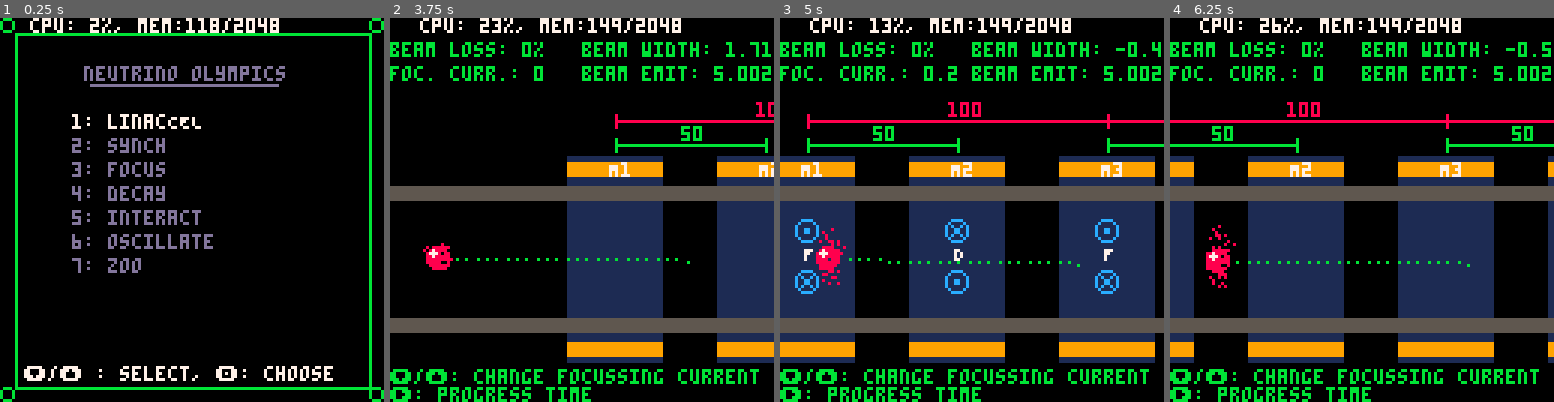
Above: before the commit, frames 1-4 (left to right).
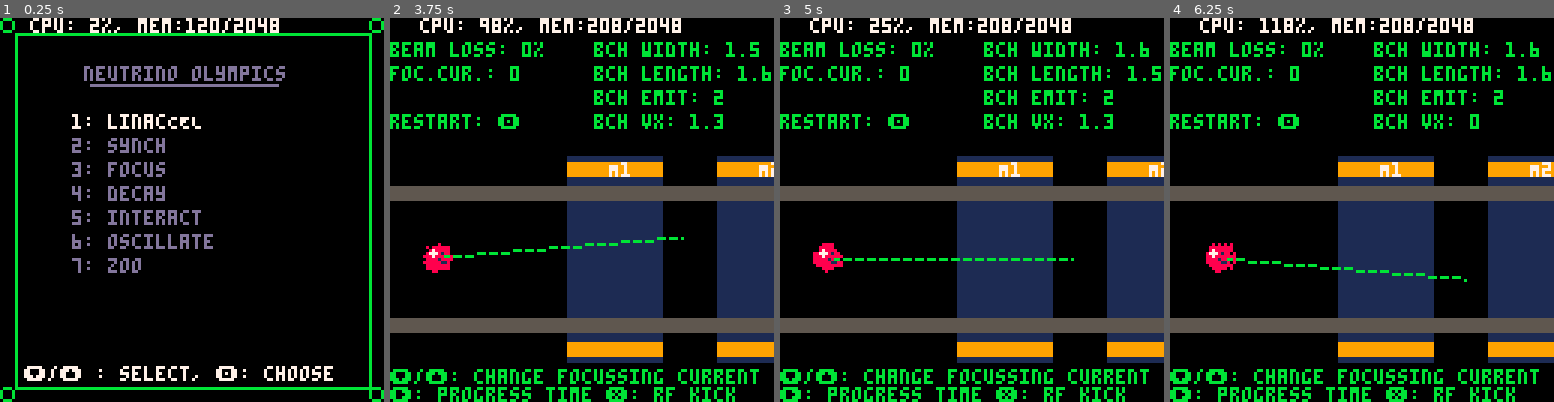
Above: after the commit, the same moments.

Repository: luketpickering/nulympics-pic08
Game: PICO-8 cartridge nulympics.p8
Same seed, same stepped clock (60 frames per second), same inputs: the game is played once before the commit and once after it.
Inputs:
- Up to frame 1 (0.25 s): no input
- Up to frame 2 (3.75 s): tap X (X key) at 0.33, 1.07, 1.85, 2.97 s; tap O (Z key) at 0.7, 1.7, 2.1, 2.5, 2.9, 3.3, 3.7 s; hold Right 1.6-2.1 s; hold Up 2.15-2.42 s; hold Right 2.47-3.03 s; hold Down from 3.63 s (still down)
- Up to frame 3 (5 s): release Down at 3.97 s; hold Right 4.02-4.68 s; tap X (X key) at 4.08 s; tap O (Z key) at 4.1, 4.5, 4.9 s; hold Up from 4.73 s (still down)
- Up to frame 4 (6.25 s): release Up at 5.03 s; tap X (X key) at 5.2 s; tap O (Z key) at 5.3, 5.7, 6.1 s; hold Down 5.73-6.03 s; hold Right from 6.08 s (still down)

The runs differ from the first frame. In frame 1, less than 0.1% of the frame differs, in the area x 51-57%, y 0-4%; in frame 2, 4.9%; in frame 3, 33%; in frame 4, 39%, in the area x 0-100%, y 0-100%.

Commit message:
getting closer with synch, now can apply RF kick

Diff:
--- a/constants.lua
+++ b/constants.lua
@@ -1,6 +1,6 @@
 DEBUG_LEVEL = 1
 
-NMAXPARTICLES=100
+NMAXPARTICLES=300
 
 SPEED_OF_LIGHT_pxps=100 --px/s
 
--- a/nulympics.p8
+++ b/nulympics.p8
@@ -42,14 +42,14 @@
 #include main.lua
 
 __gfx__
-00888800008888000088880000999900009999000099990000111100001111000011110000bbbb0000bbbb0000bbbb0000666600006666000066660000000000
-0878888008788880087888800979999009799990097999900111111001111110011111100bbbbbb00bbbbbb00bbbbbb006666660066666600666666000000000
-877780888777808887778088977799999777999997779999177711111777111117771111b777b0bbb777b0bbb777b0bb06566560065665600656656000000000
-887888888878888888788888997111119971111199711111111999991119999911199999b4b4bbbbb4b4bbbbb4b4bbbb06666660066666600666666000000000
-888808888888088888880888999919199999191999991919111191911111919111119191b4b4b000b4b4b000b4b4b00006766760067667600676676000000000
-888880088888800888888008999019199990191999901919111091911110919111109191b444bbbbb444bbbbb444bbbb06676760066767600667676000000000
-08888880088888800888888009990090099900900999009001110010011100100111001004bbbbb004bbbbb004bbbbb006667660066676600666766000000000
-00888800008888000088880000999900009999000099990000111100001111000011110000bbbb0000bbbb0000bbbb0006066060060660600606606000000000
+00888800008888000088880000999900009999000099990000444400001111000011110000bbbb0000bbbb0000bbbb0000555500006666000066660000000000
+0878888008788880087888800979999009799990097999900444444001111110011111100bbbbbb00bbbbbb00bbbbbb005555550066666600666666000000000
+877781888777818887778188977799999777999997779999477744444777111117771111b777b1bbb777b0bbb777b0bb05155150065665600656656000000000
+887888888878888888788888997444449974444499744444444999994449999911199999b5b5bbbbb4b4bbbbb4b4bbbb05555550066666600666666000000000
+888818888888188888881888999949499999494999994949444494944444919111119191b5b5b111b4b4b000b4b4b00005755750067667600676676000000000
+888881188888811888888118999149499991494999904949444194944440919111109191b555bbbbb444bbbbb444bbbb05575750066767600667676000000000
+08888880088888800888888009991190099911900999009004441140044400100111001005bbbbb004bbbbb004bbbbb005557550066676600666766000000000
+00888800008888000088880000999900009999000099990000444400004444000011110000bbbb0000bbbb0000bbbb0005055050060660600606606000000000
 0500050000cccc0000cccc0000000000000000000000000000000000000000000000000000000000000000000000000000000000000000000000000000000000
 555055500c0000c00c0000c000000000000000000000000000000000000000000000000000000000000000000000000000000000000000000000000000000000
 55555555c000000cc0c00c0c00000000000000000000000000000000000000000000000000000000000000000000000000000000000000000000000000000000
--- a/synch/synch.lua
+++ b/synch/synch.lua
@@ -4,10 +4,10 @@
 kSYN_END = 0b1000
 
 function synch_init()
-  MAGSPACING=100
+  MAGSPACING=200
 
   MSPACE_MIN=50
-  MSPACE_MAX=256
+  MSPACE_MAX=300
   MAGSPACING=clamp(MAGSPACING,MSPACE_MIN,MSPACE_MAX)
 
   FODO_MIN=50
@@ -27,23 +27,36 @@
 
   make_beampipe()
 
-  beam_width = 0
-  beam_emittance = 0
-
-  synch_nprotons = 50
+  bunch_width = 0
+  bunch_length = 0
+  bunch_emittance = 0
+  bunch_mean_pos = vec()
+
+  initial_kick_x = 40
+  initial_emittance = 0.1
+
+  bunch_v = initial_kick_x * FSPEED
+
+  synch_nprotons = 150
   synch_protons = make_particle_list()
   synch_protons:add_parts(generate_particles(vec(5,80),synch_nprotons, 5, true, kRED))
   synch_protons:update(function(p)
-      p:kick(vec(100, rnd(20) - 10))
+      p:kick(vec(initial_kick_x, rnd(2 * initial_kick_x * initial_emittance) - (initial_kick_x * initial_emittance)))
       p:update(0)
-      beam_width += abs(p.pos.y - bp.y)
-      beam_emittance += abs(p.dpdt.y)
+      bunch_mean_pos = vadd(bunch_mean_pos, p.pos)
+      bunch_width += abs(p.pos.y - bp.y)
+      bunch_length += abs(p.pos.x - 5)
+      bunch_emittance += abs(p.dpdt.y)
   end)
-  beam_width /= synch_protons:num()
-  beam_emittance /= synch_protons:num()
+  bunch_width /= synch_protons:num()
+  bunch_length /= synch_protons:num()
+  bunch_emittance /= synch_protons:num()
+
+  bunch_mean_pos = vscale(1/synch_protons:num(),bunch_mean_pos)
+  last_bunch_mean_pos = vcopy(bunch_mean_pos)
 
   player_proton = make_particle(vec(5,80), nil, kSPR_PROTON_R)
-  player_proton:kick(vec(100,rnd(20) - 10))
+  player_proton:kick(vec(initial_kick_x,rnd(2 * initial_kick_x * initial_emittance) - (initial_kick_x * initial_emittance)))
   player_proton:update(0)
 
 
@@ -53,6 +66,13 @@
 end
 
 function synch_update()
+
+  if (btnp(4)) synch_init()
+
+  do_kick = false
+  if (btnp(5)) do_kick = true
+
+
   if((MAGNETS[3].center.x + MAGNETS[3].hlength - player_proton.pos.x) < 0) then
     MAGNETS[1] = MAGNETS[3]
     MAGNETS[2] = MAGNETS[4]
@@ -69,22 +89,34 @@
 
     if btn(1) then
       local bf = get_bfield_list(MAGNETS, player_proton.pos)
-      player_proton:kick(vec(0, - player_proton.dpdt.x * bf))
+      player_proton:kick(vec(do_kick and 20 or 0, - player_proton.dpdt.x * bf))
       player_proton:update(FSPEED)
 
-      beam_width = 0
-      beam_emittance = 0
-
+      bunch_width = 0
+      bunch_length = 0
+      bunch_emittance = 0
+
+      bunch_mean_pos = vec()
       synch_protons:update(function(p)
         local bf = get_bfield_list(MAGNETS, p.pos)
-        beam_width += p.pos.y - bp.y
-        beam_emittance += abs(p.dpdt.y)
-        p:kick(vec(0, - p.dpdt.x * bf))
+        bunch_width += abs(p.pos.y - bp.y)
+        bunch_length += abs(p.pos.x - last_bunch_mean_pos.x)
+        bunch_emittance += abs(p.dpdt.y)
+        p:kick(vec(do_kick and 20 or 0, - p.dpdt.x * bf))
+
+        -- p:kick(vscale(0.01 / vmag2(vatob(p.pos,last_bunch_mean_pos)),
+        --   vec(sign(p.pos.x -last_bunch_mean_pos.x),
+        --       sign(p.pos.y -last_bunch_mean_pos.y))))
         p:update(FSPEED)
+        bunch_mean_pos = vadd(bunch_mean_pos, p.pos)
       end)
 
-      beam_width /= synch_protons:num()
-      beam_emittance /= synch_protons:num()
+      bunch_width /= synch_protons:num()
+      bunch_length /= synch_protons:num()
+      bunch_emittance /= synch_protons:num()
+      bunch_mean_pos = vscale(1/synch_protons:num(),bunch_mean_pos)
+      bunch_v = (bunch_mean_pos.x - last_bunch_mean_pos.x) * FSPEED
+      last_bunch_mean_pos = vcopy(bunch_mean_pos)
     end
 
     if(abs(player_proton.pos.y - bp.y) > (bp.hwy-2)) then
@@ -123,31 +155,31 @@
                MAGNETS[M].center.y - MAGNETS[M].hwidth - 2, kWHITE)
   end
 
-  for M =1, #MAGNETS, 2 do
-    local x1 = MAGNETS[M].center.x
-    local x2 = MAGNETS[M+1].center.x
-    local y1 = MAGNETS[M].center.y - MAGNETS[M].hwidth - 8
-    local deltax = x2 - x1
-    line(x1, y1, x2, y1, kGREEN)
-    line(x1, y1 - 2, x1, y1 + 2, kGREEN)
-    line(x2, y1 - 2, x2, y1 + 2, kGREEN)
-
-    print(deltax,
-      deltax/2 + x1 - 3, y1 - 6, kGREEN)
-  end
-
-  for M = 1, (#MAGNETS-2), 2 do
-    local x1 = MAGNETS[M].center.x
-    local x2 = MAGNETS[M+2].center.x
-    local y1 = MAGNETS[M].center.y - MAGNETS[M].hwidth - 16
-    local deltax = x2 - x1
-    line(x1, y1, x2, y1, kRED)
-    line(x1, y1 - 2, x1, y1 + 2, kRED)
-    line(x2, y1 - 2, x2, y1 + 2, kRED)
-
-    print(deltax,
-      deltax/2 + x1 - 3, y1 - 6, kRED)
-  end
+  -- for M =1, #MAGNETS, 2 do
+  --   local x1 = MAGNETS[M].center.x
+  --   local x2 = MAGNETS[M+1].center.x
+  --   local y1 = MAGNETS[M].center.y - MAGNETS[M].hwidth - 8
+  --   local deltax = x2 - x1
+  --   line(x1, y1, x2, y1, kGREEN)
+  --   line(x1, y1 - 2, x1, y1 + 2, kGREEN)
+  --   line(x2, y1 - 2, x2, y1 + 2, kGREEN)
+
+  --   print(deltax,
+  --     deltax/2 + x1 - 3, y1 - 6, kGREEN)
+  -- end
+
+  -- for M = 1, (#MAGNETS-2), 2 do
+  --   local x1 = MAGNETS[M].center.x
+  --   local x2 = MAGNETS[M+2].center.x
+  --   local y1 = MAGNETS[M].center.y - MAGNETS[M].hwidth - 16
+  --   local deltax = x2 - x1
+  --   line(x1, y1, x2, y1, kRED)
+  --   line(x1, y1 - 2, x1, y1 + 2, kRED)
+  --   line(x2, y1 - 2, x2, y1 + 2, kRED)
+
+  --   print(deltax,
+  --     deltax/2 + x1 - 3, y1 - 6, kRED)
+  -- end
 
   synch_protons:draw()
 
@@ -195,7 +227,7 @@
 end
 
 function read_input()
-  local delta = 1
+  local delta = 0.25
   local magdelta = 0
   if (btnp(2)) magdelta += delta --up
   if (btnp(3)) magdelta -= delta --down
@@ -211,12 +243,16 @@
 
 function show_debug()
   vpprint("\131/\148: change focussing current",0,117)
-  vpprint("\145: progress time",0,123)
+  vpprint("\145: progress time \151: rf kick",0,123)
   -- vpprint("\142: pair sep.   \151: x5 ",0,123)
   vpprint("beam loss: "..flr(100*(synch_nprotons - synch_protons:num())/(1 + synch_nprotons)).."%",
     0,8, kGREEN)
-  vpprint("beam width: "..beam_width, 64, 8, kGREEN)
-  vpprint("beam emit: "..beam_emittance,64,16,kGREEN)
-  vpprint("foc. curr.: "..MAGNETS[1].current,0,16,kGREEN)
-
-end
+  vpprint("foc.cur.: "..MAGNETS[1].current,0,16,kGREEN)
+  vpprint("restart: \142",0,32,kGREEN)
+
+  vpprint("bch width: "..(flr(bunch_width*10)/10), 68, 8, kGREEN)
+  vpprint("bch length: "..(flr(bunch_length*10)/10), 68, 16, kGREEN)
+  vpprint("bch emit: "..(flr(bunch_emittance*10)/10),68,24,kGREEN)
+  vpprint("bch vx: "..(flr(bunch_v*10)/10),68,32,kGREEN)
+
+end
--- a/utils/vectors.lua
+++ b/utils/vectors.lua
@@ -1,5 +1,9 @@
 function vec(x,y)
 	return {x = x or 0, y = y or 0}
+end
+
+function vcopy(a)
+	return {x = a.x or 0, y = a.y or 0}
 end
 
 function lvec(x,y,t)
@@ -14,8 +18,12 @@
 	return vec(s*a.x, s*a.y)
 end
 
+function vmag2(a)
+	return a.x*a.x + a.y*a.y
+end
+
 function vmag(a)
-	return sqrt(a.x*a.x + a.y*a.y)
+	return sqrt(vmag2(a))
 end
 
 function vdot(a,b)
Not shown, changed: nulympics.png
